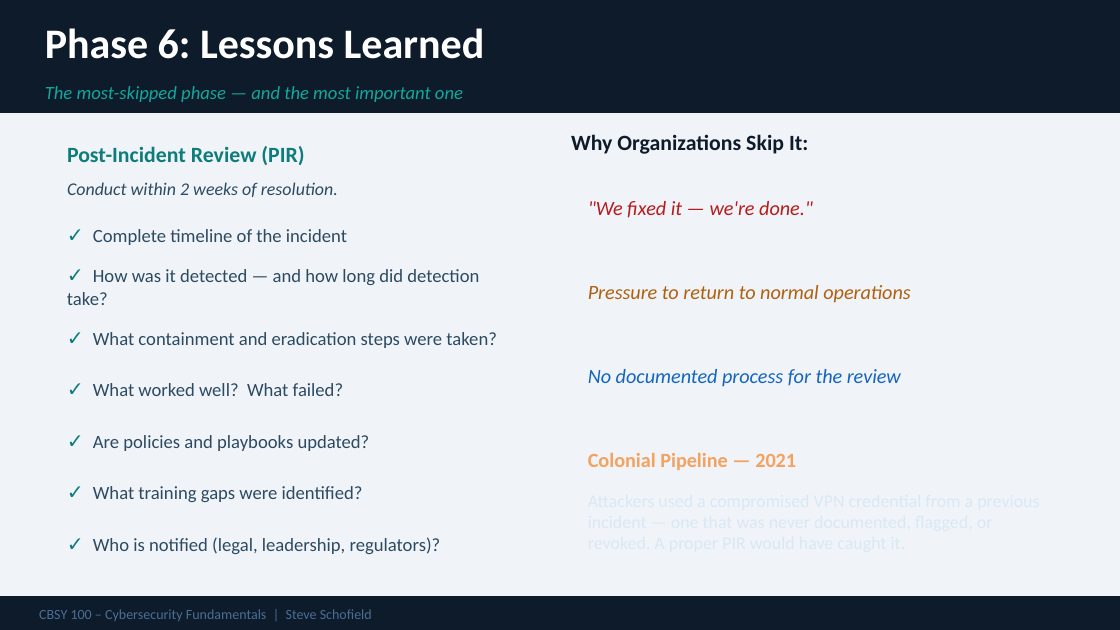
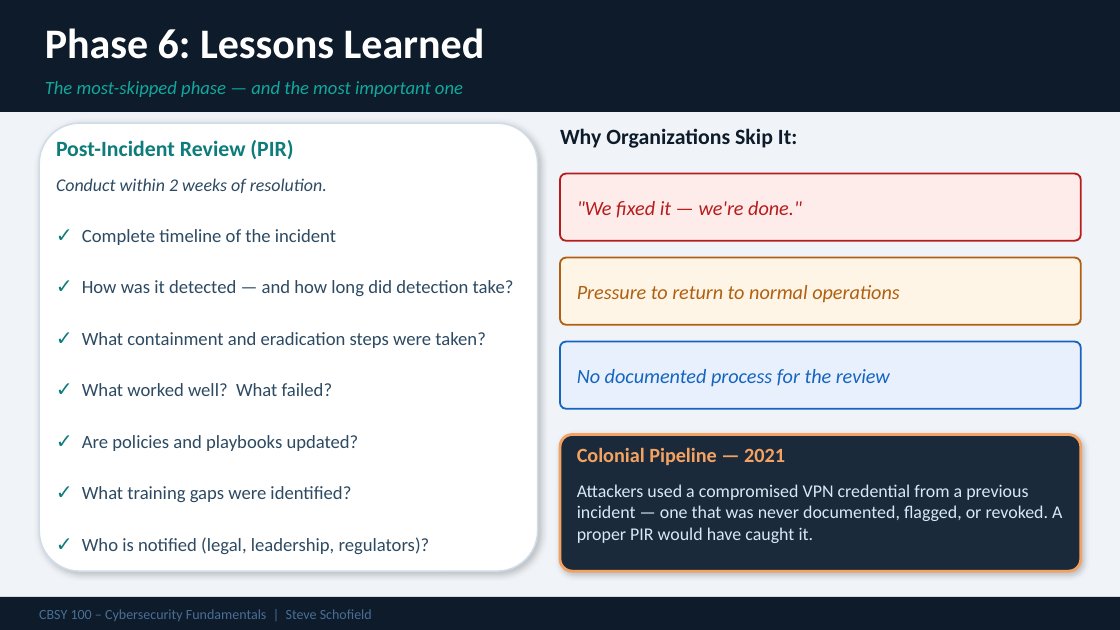
Before and after one commit to steveschofield/scripts, a slide deck: slide 6 of IR_Demo_Schofield.pptx. Drawn at 1120x630 pixels with LibreOffice and Linux fonts; fonts in the diff are those of the drawing. Boxes give left, top, right and bottom in pixels: in the first picture for what was removed or moved away, otherwise in the second. Text is boxed around its words. In the diff, an @@ line names an element or a change of style, - is before the commit and + after.

```diff
--- a/IR_Demo_Schofield.pptx
+++ b/IR_Demo_Schofield.pptx
@@ rectangle at bbox=[0, 0, 1120, 112]: outline #0D1B2A 1 pt to none @@
@@ rounded rectangle at bbox=[39, 123, 538, 571]: shape to rounded rectangle; shadow off @@
@@ shape to rounded rectangle in 3 elements at bbox=[560, 174, 1081, 241], bbox=[560, 258, 1081, 325], bbox=[560, 342, 1081, 409] @@
@@ 10 texts: place and size @@
-10 texts at bbox=[67, 201, 910, 554]
+10 texts at bbox=[82, 201, 899, 554]
@@ rounded rectangle at bbox=[560, 435, 1081, 571]: shape to rounded rectangle; shadow off @@
@@ vertical alignment middle to top in 5 elements at bbox=[45, 81, 463, 97], bbox=[56, 140, 293, 159], bbox=[56, 178, 327, 193], bbox=[560, 128, 797, 148], bbox=[577, 447, 785, 465] @@
@@ text added at bbox=[577, 484, 1062, 543], 11.5 pt, text #D9E8F5 @@
+Attackers used a compromised VPN credential from a previous incident — one that was never documented, flagged, or revoked. A proper PIR would have caught it.
```
Also in this commit, not shown: 6 other slides changed.
